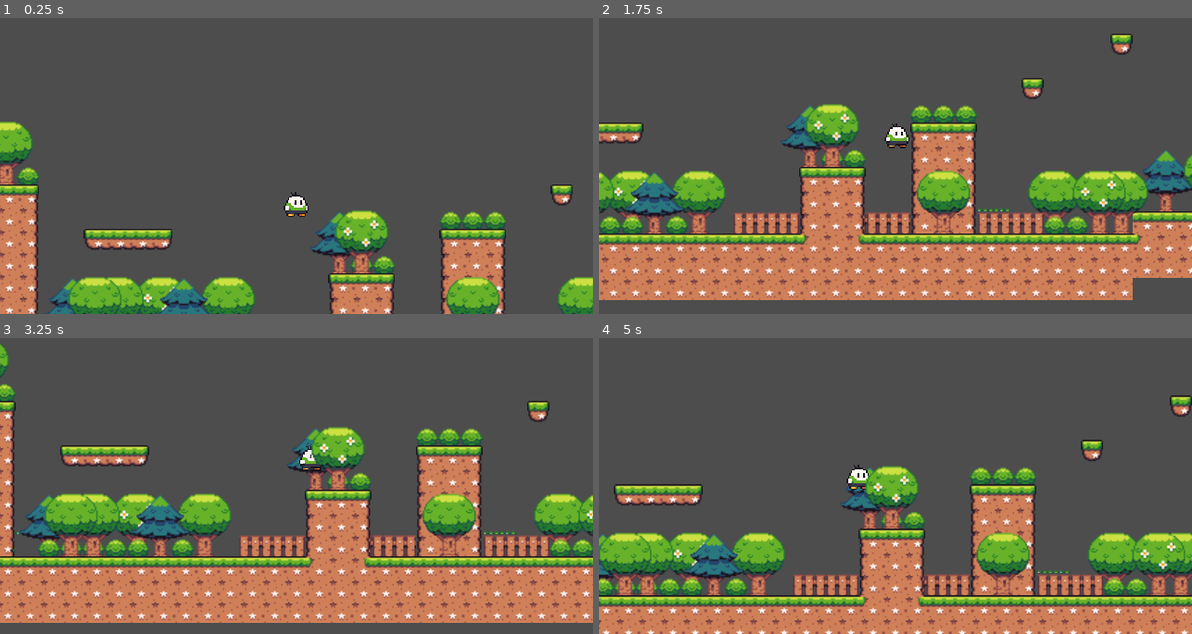
Above: before the commit, frames 1-4 (two rows, left to right).
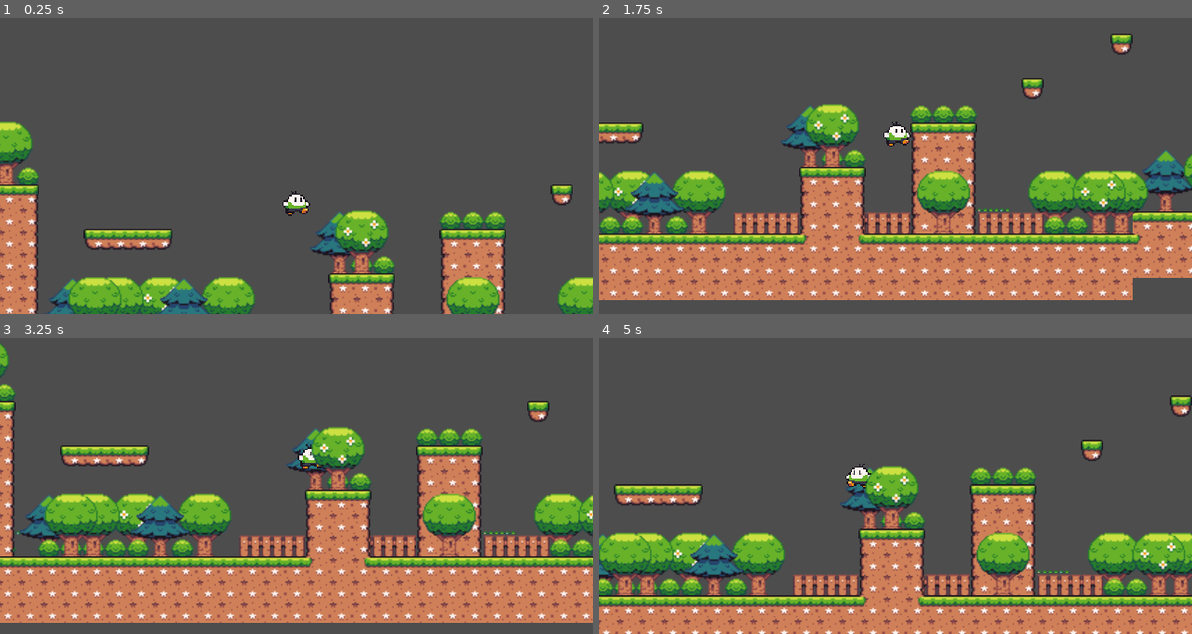
Above: after the commit, the same moments.

Repository: Gugax7/Platform2DGame
Game: Godot game, scene res://Assets/Scenes/game.tscn
Two runs of this game, one before a commit and one after it. Both use one fixed random seed, a clock stepped at 60 frames per second and the inputs below.
Inputs:
- Up to frame 1 (0.25 s): no input
- Up to frame 2 (1.75 s): tap Enter (ui_accept) at 0.5, 0.77, 1.52 s; hold Right (ui_right) from 0.53 s (still down)
- Up to frame 3 (3.25 s): release Right (ui_right) at 2.03 s; hold Left (ui_left) 2.03-2.78 s; hold Right (ui_right) from 2.78 s (still down); tap Enter (ui_accept) at 3.02 s
- Up to frame 4 (5 s): tap Enter (ui_accept) at 3.77, 4.52 s; release Right (ui_right) at 4.28 s; hold Left (ui_left) from 4.28 s (still down)

The runs differ from the first frame. In frame 1, 0.2% of the frame differs, in the area x 47-53%, y 58-68%; in frame 2, 0.2%; in frame 3, 0.1%; in frame 4, 0.2%.

Commit message:
animations for player

Diff:
--- a/Assets/Scenes/player.tscn
+++ b/Assets/Scenes/player.tscn
@@ -1,7 +1,7 @@
 [gd_scene load_steps=16 format=3 uid="uid://cnsebkvsjq3pu"]
 
 [ext_resource type="Texture2D" uid="uid://cpk7s4h4s65k" path="res://Assets/Sprites/Sprite Pack 2/Sprite Pack 2/2 - Mr. Mochi/Hurt (32 x 32).png" id="1_7nwdp"]
-[ext_resource type="Script" path="res://Assets/Scenes/player.gd" id="1_oo2rp"]
+[ext_resource type="Script" path="res://Assets/Scripts/player.gd" id="1_uem0m"]
 [ext_resource type="Texture2D" uid="uid://crcwe82oolh6q" path="res://Assets/Sprites/Sprite Pack 2/Sprite Pack 2/2 - Mr. Mochi/Idle (32 x 32).png" id="2_y3g7b"]
 [ext_resource type="Texture2D" uid="uid://bpojmbyjjg0g3" path="res://Assets/Sprites/Sprite Pack 2/Sprite Pack 2/2 - Mr. Mochi/Jumping (32 x 32).png" id="3_4gbsj"]
 [ext_resource type="Texture2D" uid="uid://bdcya8odfctx2" path="res://Assets/Sprites/Sprite Pack 2/Sprite Pack 2/2 - Mr. Mochi/Running (32 x 32).png" id="4_kh6e8"]
@@ -89,7 +89,7 @@
 }]
 
 [node name="Player" type="CharacterBody2D"]
-script = ExtResource("1_oo2rp")
+script = ExtResource("1_uem0m")
 
 [node name="CollisionShape2D" type="CollisionShape2D" parent="."]
 position = Vector2(0, 6)
--- a/Assets/Scenes/player.gd
+++ b/Assets/Scripts/player.gd
@@ -1,5 +1,6 @@
 extends CharacterBody2D
-
+@onready var animation = $AnimatedSprite2D
+var is_hurting = false
 
 const SPEED = 170.0
 const JUMP_VELOCITY = -385.0
@@ -9,6 +10,7 @@
 
 
 func _physics_process(delta):
+	handle_animation()
 	# Add the gravity.
 	if not is_on_floor():
 		velocity.y += gravity * delta
@@ -26,3 +28,17 @@
 		velocity.x = move_toward(velocity.x, 0, SPEED)
 
 	move_and_slide()
+
+func handle_animation():
+	if !is_hurting:
+		if velocity.length() > 0 and is_on_floor():
+			animation.play("Running")
+		elif velocity.x == 0 and is_on_floor():
+			animation.play("Idle")
+		else:
+			animation.play("Jump")
+
+	if velocity.x > 0:
+		animation.flip_h = false
+	if velocity.x < 0:
+		animation.flip_h = true
